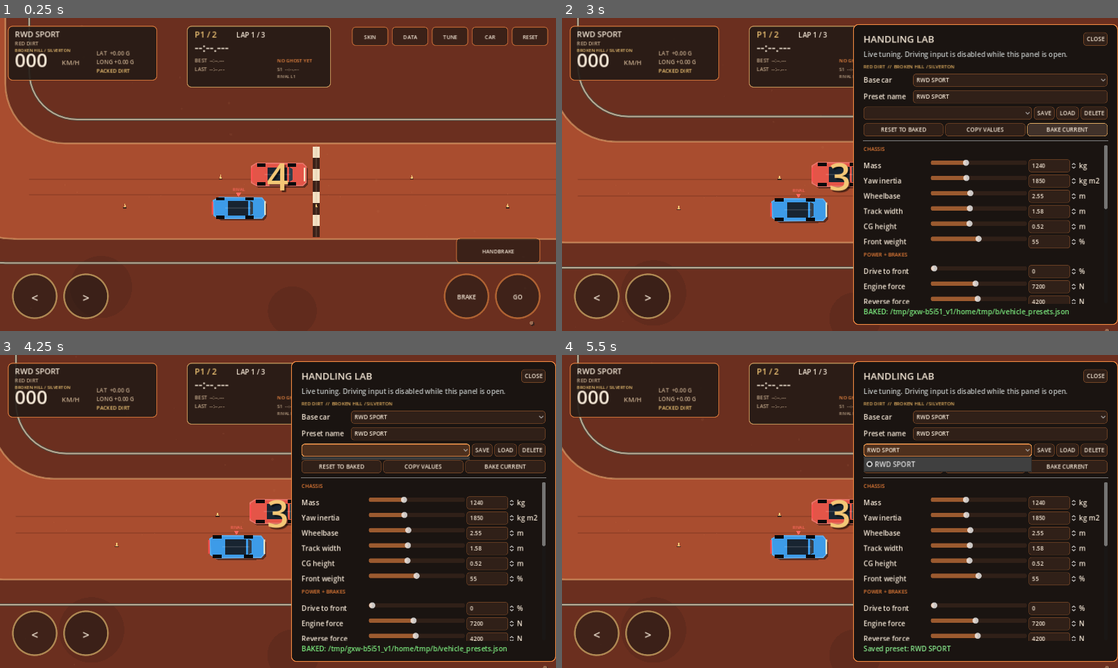
Above: before the commit, frames 1-4 (two rows, left to right).
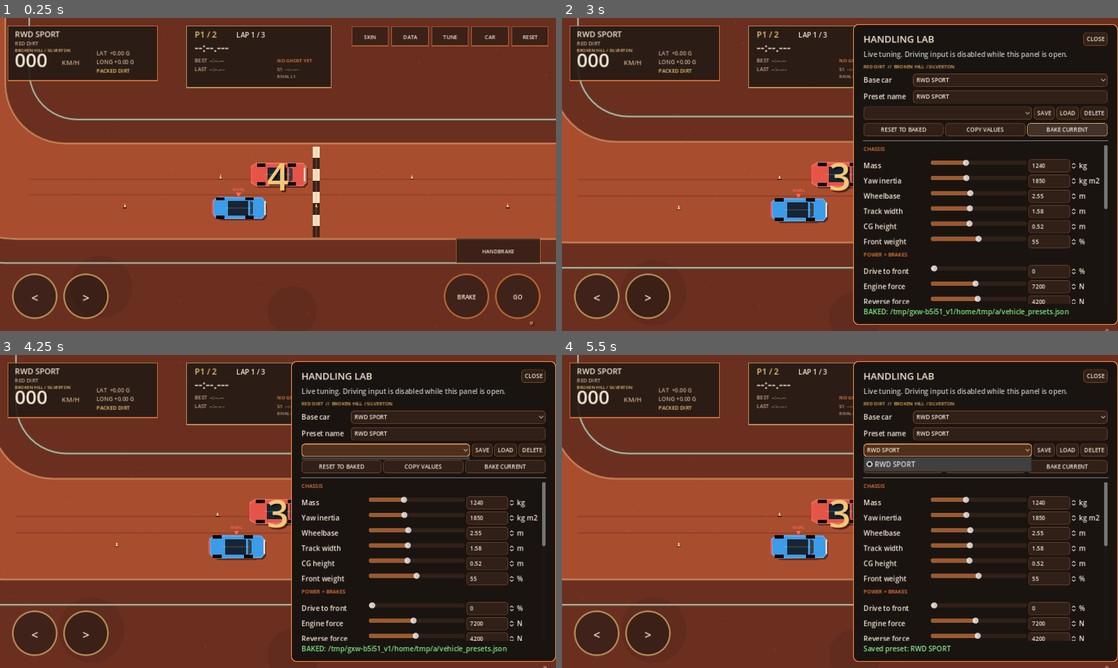
Above: after the commit, the same moments.

Repository: apsgrid/APS-Racer
Game: Godot game, scene res://main.tscn
Same seed, same stepped clock (60 frames per second), same inputs: the game is played once before the commit and once after it.
Inputs (mouse positions are in pixels of both pictures, inside the frame that each line leads up to):
- Up to frame 1 (0.25 s): no input
- Up to frame 2 (3 s): tap Enter at 0.5 s; move the mouse to (962, 158) at 0.52 s; hold D 0.53-1.25 s; tap T at 0.6 s; click (962, 158) at 0.67 s; tap Space at 0.77 s; click "RWD SPORT" at 1.25 s; click "COPY VALUES" at 2 s; click "BAKE CURRENT" at 2.75 s
- Up to frame 3 (4.25 s): click (383, 448) at 3.52 s
- Up to frame 4 (5.5 s): click "SAVE" at 4.25 s; click "RWD SPORT" at 5 s

The runs differ from the first frame. In frame 1, 0.9% of the frame differs, in the area x 1-99%, y 2-79%; in frame 2, 0.4%; in frame 3, 0.4%; in frame 4, 0.3%.

Commit message:
Fix Web renderer memory leak

Diff:
--- a/main.gd
+++ b/main.gd
@@ -8,9 +8,11 @@
 var track: TrackModel = TrackModel.new()
 var themes: ThemeSystem = ThemeSystem.new()
 var visuals: VisualRenderer = VisualRenderer.new()
+var static_world: StaticWorldLayer
+var weather_layer: WeatherLayer
 var race: RaceSystem = RaceSystem.new(true)
 var ai_driver: AIDriver = AIDriver.new()
-var ai_race: RaceSystem = RaceSystem.new(false)
+var ai_race: RaceSystem = RaceSystem.new(false, false)
 var accumulator: float = 0.0
 var camera_world: Vector2 = Vector2.ZERO
 var pixels_per_meter: float = 25.0
@@ -30,6 +32,12 @@
 	sim.set_preset(0)
 	ai_driver.setup()
 	camera_world = sim.position
+	static_world = StaticWorldLayer.new()
+	add_child(static_world)
+	static_world.setup(visuals, themes, track)
+	weather_layer = WeatherLayer.new()
+	add_child(weather_layer)
+	weather_layer.setup(themes)
 	tuning_panel = TuningPanel.new()
 	add_child(tuning_panel)
 	tuning_panel.setup(sim)
@@ -79,6 +87,8 @@
 	camera_world = camera_world.lerp(camera_target, 1.0 - exp(-6.0 * delta))
 	var zoom_target: float = lerp(29.0, 17.5, clamp(speed / 48.0, 0.0, 1.0))
 	pixels_per_meter = lerp(pixels_per_meter, zoom_target, 1.0 - exp(-4.0 * delta))
+	if static_world != null:
+		static_world.update_camera(camera_world, pixels_per_meter, get_viewport_rect().size)
 	queue_redraw()
 
 func _record_tyre_effects(dt: float) -> void:
@@ -324,6 +334,10 @@
 	)
 	if tuning_panel != null:
 		tuning_panel.apply_skin(themes.current())
+	if static_world != null:
+		static_world.refresh_theme()
+	if weather_layer != null:
+		weather_layer.refresh_theme()
 
 func _touch_active(control_name: String) -> bool:
 	var rects: Dictionary = _control_rects()
@@ -362,15 +376,6 @@
 	return screen_points
 
 func _draw() -> void:
-	visuals.draw_world(
-		self,
-		themes,
-		track,
-		Callable(self, "_world_to_screen"),
-		Callable(self, "_world_points_to_screen"),
-		pixels_per_meter,
-		visual_time
-	)
 	visuals.draw_race_guidance(
 		self,
 		themes,
--- a/race_system.gd
+++ b/race_system.gd
@@ -3,6 +3,8 @@
 
 const SAVE_PATH: String = "user://aps_racer_race_records.json"
 const GHOST_SAMPLE_INTERVAL: float = 1.0 / 30.0
+const MAX_GHOST_SECONDS: float = 180.0
+const MAX_GHOST_SAMPLES: int = 5400
 
 var total_laps: int = 3
 var state: String = "countdown"
@@ -24,12 +26,15 @@
 
 var race_key: String = "default"
 var persistence_enabled: bool = true
+var ghost_recording_enabled: bool = true
+var ghost_overflowed: bool = false
 var current_ghost: Array = []
 var best_ghost: Array = []
 var ghost_sample_accumulator: float = 0.0
 
-func _init(enable_persistence: bool = true) -> void:
+func _init(enable_persistence: bool = true, enable_ghost_recording: bool = true) -> void:
 	persistence_enabled = enable_persistence
+	ghost_recording_enabled = enable_ghost_recording
 
 func configure(key: String, laps: int = 3) -> void:
 	race_key = key
@@ -52,6 +57,7 @@
 	finish_time = 0.0
 	current_ghost.clear()
 	ghost_sample_accumulator = 0.0
+	ghost_overflowed = false
 	paused = false
 
 func set_paused(value: bool) -> void:
@@ -137,9 +143,12 @@
 	var new_best: bool = best_lap_time <= 0.0 or last_lap_time < best_lap_time
 	if new_best:
 		best_lap_time = last_lap_time
-		best_ghost = current_ghost.duplicate(true)
-		if best_ghost.is_empty() or float(best_ghost[-1].get("t", 0.0)) < lap_elapsed:
-			best_ghost.append({"t": lap_elapsed, "x": position.x, "y": position.y, "a": angle})
+		if ghost_recording_enabled and not ghost_overflowed:
+			best_ghost = current_ghost.duplicate(true)
+			if best_ghost.is_empty() or float(best_ghost[-1].get("t", 0.0)) < lap_elapsed:
+				best_ghost.append({"t": lap_elapsed, "x": position.x, "y": position.y, "a": angle})
+		else:
+			best_ghost.clear()
 		_save_record()
 
 	event_message = ("NEW BEST  " if new_best else "LAP  ") + format_time(last_lap_time)
@@ -162,13 +171,20 @@
 	next_checkpoint = 1
 	current_ghost.clear()
 	ghost_sample_accumulator = 0.0
-	current_ghost.append({"t": 0.0, "x": position.x, "y": position.y, "a": angle})
+	ghost_overflowed = false
+	if ghost_recording_enabled:
+		current_ghost.append({"t": 0.0, "x": position.x, "y": position.y, "a": angle})
 
 func _record_ghost(dt: float, position: Vector2, angle: float) -> void:
+	if not ghost_recording_enabled or ghost_overflowed:
+		return
 	ghost_sample_accumulator += dt
 	if ghost_sample_accumulator < GHOST_SAMPLE_INTERVAL:
 		return
 	ghost_sample_accumulator = fmod(ghost_sample_accumulator, GHOST_SAMPLE_INTERVAL)
+	if current_ghost.size() >= MAX_GHOST_SAMPLES or lap_elapsed >= MAX_GHOST_SECONDS:
+		ghost_overflowed = true
+		return
 	current_ghost.append({
 		"t": lap_elapsed,
 		"x": position.x,
--- a/race_tests.gd
+++ b/race_tests.gd
@@ -6,6 +6,7 @@
 	print("=== APS RACER RACE TESTS ===")
 	_test_checkpoint_order_and_laps()
 	_test_ghost_playback()
+	_test_ghost_memory_cap()
 	_test_ai_driver()
 
 	if failures.is_empty():
@@ -82,12 +83,27 @@
 	_assert(ghost.has("position"), "Ghost transform has no position.")
 	print("Ghost playback | transform available=", not ghost.is_empty())
 
+func _test_ghost_memory_cap() -> void:
+	var track: TrackModel = TrackModel.new()
+	var race: RaceSystem = RaceSystem.new(false, true)
+	race.configure("memory-cap", 1)
+	race.restart()
+	race.step(3.30, Vector2(-3.0, 15.0), 0.0, track)
+
+	var dt: float = 1.0 / 30.0
+	for i: int in range(RaceSystem.MAX_GHOST_SAMPLES + 600):
+		race.step(dt, Vector2(-3.0, 15.0), 0.0, track)
+
+	_assert(race.current_ghost.size() <= RaceSystem.MAX_GHOST_SAMPLES, "Ghost buffer exceeded its hard cap.")
+	_assert(race.ghost_overflowed, "Ghost overflow flag was not set after reaching the cap.")
+	print("Ghost memory cap | frames ", race.current_ghost.size(), " / ", RaceSystem.MAX_GHOST_SAMPLES)
+
 func _test_ai_driver() -> void:
 	var track: TrackModel = TrackModel.new()
 	track.set_surface_profile(0.88, 0.56)
 	var ai: AIDriver = AIDriver.new()
 	ai.setup()
-	var ai_race: RaceSystem = RaceSystem.new(false)
+	var ai_race: RaceSystem = RaceSystem.new(false, false)
 	ai_race.configure("ai-test", 3)
 	ai_race.restart()
 	var on_road_samples: int = 0
--- /dev/null
+++ b/static_world_layer.gd
@@ -0,0 +1,47 @@
+class_name StaticWorldLayer
+extends Node2D
+
+const BASE_PPM: float = 25.0
+
+var visuals: VisualRenderer
+var themes: ThemeSystem
+var track: TrackModel
+
+func setup(next_visuals: VisualRenderer, next_themes: ThemeSystem, next_track: TrackModel) -> void:
+	visuals = next_visuals
+	themes = next_themes
+	track = next_track
+	z_as_relative = false
+	z_index = -100
+	queue_redraw()
+
+func update_camera(camera_world: Vector2, pixels_per_meter: float, viewport_size: Vector2) -> void:
+	var s: float = pixels_per_meter / BASE_PPM
+	scale = Vector2(s, s)
+	position = viewport_size * 0.5 - camera_world * pixels_per_meter
+
+func refresh_theme() -> void:
+	queue_redraw()
+
+func _world_to_local(world_pos: Vector2) -> Vector2:
+	return world_pos * BASE_PPM
+
+func _world_points_to_local(world_points: PackedVector2Array) -> PackedVector2Array:
+	var result: PackedVector2Array = PackedVector2Array()
+	result.resize(world_points.size())
+	for i: int in range(world_points.size()):
+		result[i] = world_points[i] * BASE_PPM
+	return result
+
+func _draw() -> void:
+	if visuals == null or themes == null or track == null:
+		return
+	draw_rect(Rect2(-10000.0, -10000.0, 20000.0, 20000.0), themes.colour("ground"), true)
+	visuals.draw_static_world(
+		self,
+		themes,
+		track,
+		Callable(self, "_world_to_local"),
+		Callable(self, "_world_points_to_local"),
+		BASE_PPM
+	)
--- a/track_model.gd
+++ b/track_model.gd
@@ -15,6 +15,69 @@
 
 var road_mu: float = 1.0
 var runoff_mu: float = 0.43
+
+var _road_outer_cache: PackedVector2Array = PackedVector2Array()
+var _road_inner_cache: PackedVector2Array = PackedVector2Array()
+var _barrier_outer_cache: PackedVector2Array = PackedVector2Array()
+var _barrier_inner_cache: PackedVector2Array = PackedVector2Array()
+var _race_gates_cache: Array[Dictionary] = []
+var _racing_line_cache: Array[Vector2] = []
+
+func _init() -> void:
+	_road_outer_cache = rounded_rect_points(ROAD_OUTER_HALF, ROAD_OUTER_RADIUS, 12)
+	_road_inner_cache = rounded_rect_points(ROAD_INNER_HALF, ROAD_INNER_RADIUS, 12)
+	_barrier_outer_cache = rounded_rect_points(BARRIER_OUTER_HALF, BARRIER_OUTER_RADIUS, 12)
+	_barrier_inner_cache = rounded_rect_points(BARRIER_INNER_HALF, BARRIER_INNER_RADIUS, 12)
+	_race_gates_cache = [
+		{
+			"name":"START / FINISH",
+			"position":Vector2(0.0, 16.0),
+			"radius":4.5,
+			"direction":Vector2(1.0, 0.0),
+			"a":Vector2(0.0, 12.2),
+			"b":Vector2(0.0, 19.8)
+		},
+		{
+			"name":"EAST",
+			"position":Vector2(30.0, 0.0),
+			"radius":5.0,
+			"direction":Vector2(0.0, -1.0),
+			"a":Vector2(26.2, 0.0),
+			"b":Vector2(33.8, 0.0)
+		},
+		{
+			"name":"BACK STRAIGHT",
+			"position":Vector2(0.0, -16.0),
+			"radius":4.5,
+			"direction":Vector2(-1.0, 0.0),
+			"a":Vector2(0.0, -19.8),
+			"b":Vector2(0.0, -12.2)
+		},
+		{
+			"name":"WEST",
+			"position":Vector2(-30.0, 0.0),
+			"radius":5.0,
+			"direction":Vector2(0.0, 1.0),
+			"a":Vector2(-33.8, 0.0),
+			"b":Vector2(-26.2, 0.0)
+		}
+	]
+	_racing_line_cache = [
+		Vector2(0.0, 16.0),
+		Vector2(18.0, 16.0),
+		Vector2(26.0, 13.5),
+		Vector2(30.5, 7.0),
+		Vector2(30.5, -7.0),
+		Vector2(26.0, -13.5),
+		Vector2(18.0, -16.0),
+		Vector2(0.0, -16.0),
+		Vector2(-18.0, -16.0),
+		Vector2(-26.0, -13.5),
+		Vector2(-30.5, -7.0),
+		Vector2(-30.5, 7.0),
+		Vector2(-26.0, 13.5),
+		Vector2(-18.0, 16.0)
+	]
 
 func set_surface_profile(next_road_mu: float, next_runoff_mu: float) -> void:
 	road_mu = next_road_mu
@@ -88,67 +151,19 @@
 	return points
 
 func road_outer_points() -> PackedVector2Array:
-	return rounded_rect_points(ROAD_OUTER_HALF, ROAD_OUTER_RADIUS, 12)
+	return _road_outer_cache
 
 func road_inner_points() -> PackedVector2Array:
-	return rounded_rect_points(ROAD_INNER_HALF, ROAD_INNER_RADIUS, 12)
+	return _road_inner_cache
 
 func barrier_outer_points() -> PackedVector2Array:
-	return rounded_rect_points(BARRIER_OUTER_HALF, BARRIER_OUTER_RADIUS, 12)
+	return _barrier_outer_cache
 
 func barrier_inner_points() -> PackedVector2Array:
-	return rounded_rect_points(BARRIER_INNER_HALF, BARRIER_INNER_RADIUS, 12)
+	return _barrier_inner_cache
 
 func race_gates() -> Array[Dictionary]:
-	return [
-		{
-			"name":"START / FINISH",
-			"position":Vector2(0.0, 16.0),
-			"radius":4.5,
-			"direction":Vector2(1.0, 0.0),
-			"a":Vector2(0.0, 12.2),
-			"b":Vector2(0.0, 19.8)
-		},
-		{
-			"name":"EAST",
-			"position":Vector2(30.0, 0.0),
-			"radius":5.0,
-			"direction":Vector2(0.0, -1.0),
-			"a":Vector2(26.2, 0.0),
-			"b":Vector2(33.8, 0.0)
-		},
-		{
-			"name":"BACK STRAIGHT",
-			"position":Vector2(0.0, -16.0),
-			"radius":4.5,
-			"direction":Vector2(-1.0, 0.0),
-			"a":Vector2(0.0, -19.8),
-			"b":Vector2(0.0, -12.2)
-		},
-		{
-			"name":"WEST",
-			"position":Vector2(-30.0, 0.0),
-			"radius":5.0,
-			"direction":Vector2(0.0, 1.0),
-			"a":Vector2(-33.8, 0.0),
-			"b":Vector2(-26.2, 0.0)
-		}
-	]
+	return _race_gates_cache
 
 func racing_line_points() -> Array[Vector2]:
-	return [
-		Vector2(0.0, 16.0),
-		Vector2(18.0, 16.0),
-		Vector2(26.0, 13.5),
-		Vector2(30.5, 7.0),
-		Vector2(30.5, -7.0),
-		Vector2(26.0, -13.5),
-		Vector2(18.0, -16.0),
-		Vector2(0.0, -16.0),
-		Vector2(-18.0, -16.0),
-		Vector2(-26.0, -13.5),
-		Vector2(-30.5, -7.0),
-		Vector2(-30.5, 7.0),
-		Vector2(-26.0, 13.5),
-		Vector2(-18.0, 16.0)
-	]
+	return _racing_line_cache
--- a/visual_renderer.gd
+++ b/visual_renderer.gd
@@ -35,12 +35,25 @@
 ) -> void:
 	var viewport_size: Vector2 = canvas.get_viewport_rect().size
 	canvas.draw_rect(Rect2(Vector2.ZERO, viewport_size), theme.colour("ground"))
+	draw_static_world(canvas, theme, track, world_to_screen, world_points_to_screen, pixels_per_meter)
+	draw_weather(canvas, theme, visual_time)
+
+func draw_static_world(
+	canvas: CanvasItem,
+	theme: ThemeSystem,
+	track: TrackModel,
+	world_to_screen: Callable,
+	world_points_to_screen: Callable,
+	pixels_per_meter: float
+) -> void:
 	if theme.id() == "red_dirt":
 		_draw_red_dirt_environment(canvas, theme, world_to_screen, pixels_per_meter)
 	else:
 		_draw_neon_environment(canvas, theme, world_to_screen, pixels_per_meter)
 	_draw_track(canvas, theme, track, world_to_screen, world_points_to_screen, pixels_per_meter)
 	_draw_course_markers(canvas, theme, world_to_screen, pixels_per_meter)
+
+func draw_weather(canvas: CanvasItem, theme: ThemeSystem, visual_time: float) -> void:
 	_draw_weather(canvas, theme, visual_time)
 
 func _draw_red_dirt_environment(
@@ -607,18 +620,12 @@
 	rect: Rect2,
 	fill: Color,
 	border: Color,
-	radius: int,
+	_radius: int,
 	border_width: int
 ) -> void:
-	var style: StyleBoxFlat = StyleBoxFlat.new()
-	style.bg_color = fill
-	style.border_color = border
-	style.set_border_width_all(border_width)
-	style.corner_radius_top_left = radius
-	style.corner_radius_top_right = radius
-	style.corner_radius_bottom_left = radius
-	style.corner_radius_bottom_right = radius
-	canvas.draw_style_box(style, rect)
+	canvas.draw_rect(rect, fill, true)
+	if border_width > 0:
+		canvas.draw_rect(rect, border, false, float(border_width))
 
 func _screen_rect_from_world(world_to_screen: Callable, world_rect: Rect2) -> Rect2:
 	var a: Vector2 = world_to_screen.call(world_rect.position)
--- /dev/null
+++ b/weather_layer.gd
@@ -0,0 +1,68 @@
+class_name WeatherLayer
+extends Node2D
+
+const TILE: float = 256.0
+
+var themes: ThemeSystem
+var phase: Vector2 = Vector2.ZERO
+
+func setup(next_themes: ThemeSystem) -> void:
+	themes = next_themes
+	z_as_relative = false
+	z_index = -10
+	set_process(true)
+	if not get_viewport().size_changed.is_connected(_on_viewport_size_changed):
+		get_viewport().size_changed.connect(_on_viewport_size_changed)
+	queue_redraw()
+
+func refresh_theme() -> void:
+	phase = Vector2.ZERO
+	position = Vector2.ZERO
+	queue_redraw()
+
+func _on_viewport_size_changed() -> void:
+	queue_redraw()
+
+func _process(delta: float) -> void:
+	if themes == null:
+		return
+	if themes.id() == "brisbane_neon_rain":
+		phase += Vector2(34.0, 185.0) * delta
+	else:
+		phase += Vector2(14.0, 5.0) * delta
+	position = Vector2(fposmod(phase.x, TILE) - TILE, fposmod(phase.y, TILE) - TILE)
+
+func _draw() -> void:
+	if themes == null:
+		return
+	var view: Vector2 = get_viewport_rect().size
+	var cols: int = int(ceil(view.x / TILE)) + 3
+	var rows: int = int(ceil(view.y / TILE)) + 3
+
+	if themes.id() == "brisbane_neon_rain":
+		_draw_rain(cols, rows)
+	else:
+		_draw_dust(cols, rows)
+
+func _draw_rain(cols: int, rows: int) -> void:
+	var rain: Color = Color(0.72, 0.90, 1.0, 0.20)
+	for tx: int in range(cols):
+		for ty: int in range(rows):
+			var origin: Vector2 = Vector2(float(tx - 1) * TILE, float(ty - 1) * TILE)
+			for i: int in range(9):
+				var x: float = fmod(float(i * 83 + tx * 41 + ty * 17), TILE)
+				var y: float = fmod(float(i * 137 + tx * 23 + ty * 59), TILE)
+				var p: Vector2 = origin + Vector2(x, y)
+				draw_line(p, p + Vector2(-9.0, 22.0), rain, 1.0, true)
+
+func _draw_dust(cols: int, rows: int) -> void:
+	var dust: Color = themes.colour("effect")
+	dust.a = 0.07
+	for tx: int in range(cols):
+		for ty: int in range(rows):
+			var origin: Vector2 = Vector2(float(tx - 1) * TILE, float(ty - 1) * TILE)
+			for i: int in range(4):
+				var x: float = fmod(float(i * 113 + tx * 37 + ty * 19), TILE)
+				var y: float = fmod(float(i * 59 + tx * 29 + ty * 47), TILE)
+				var p: Vector2 = origin + Vector2(x, y)
+				draw_circle(p, 1.0 + float(i % 3), dust)
Not shown, changed: export_presets.cfg
Not shown, added: static_world_layer.gd.uid
Not shown, added: weather_layer.gd.uid
Not shown, changed: README.md
